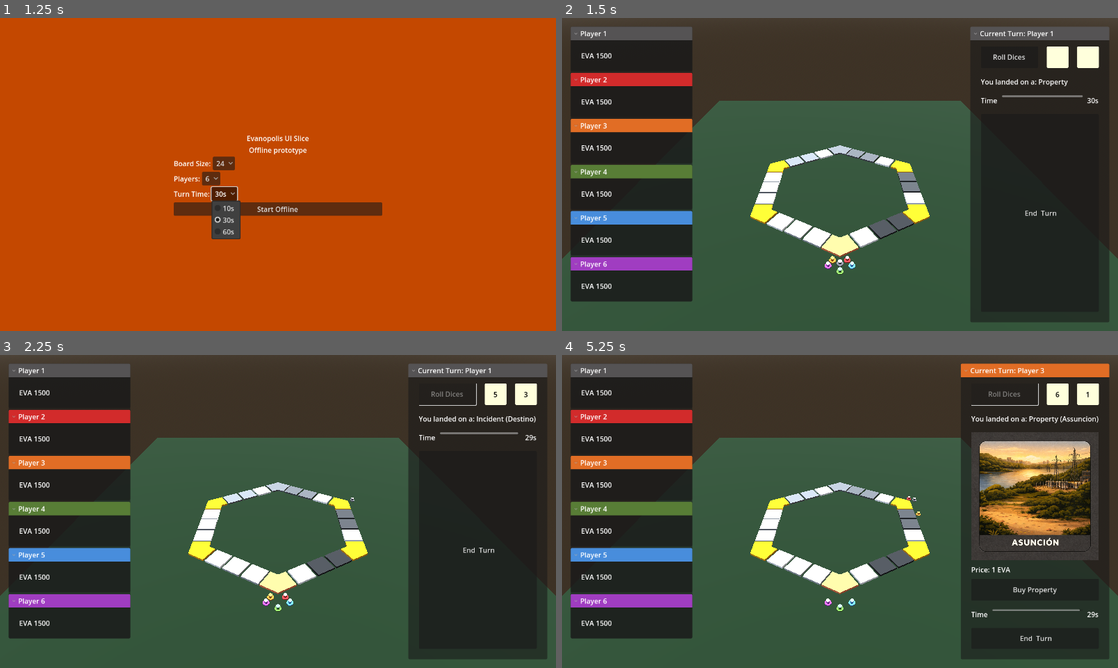
Above: before the commit, frames 1-4 (two rows, left to right).
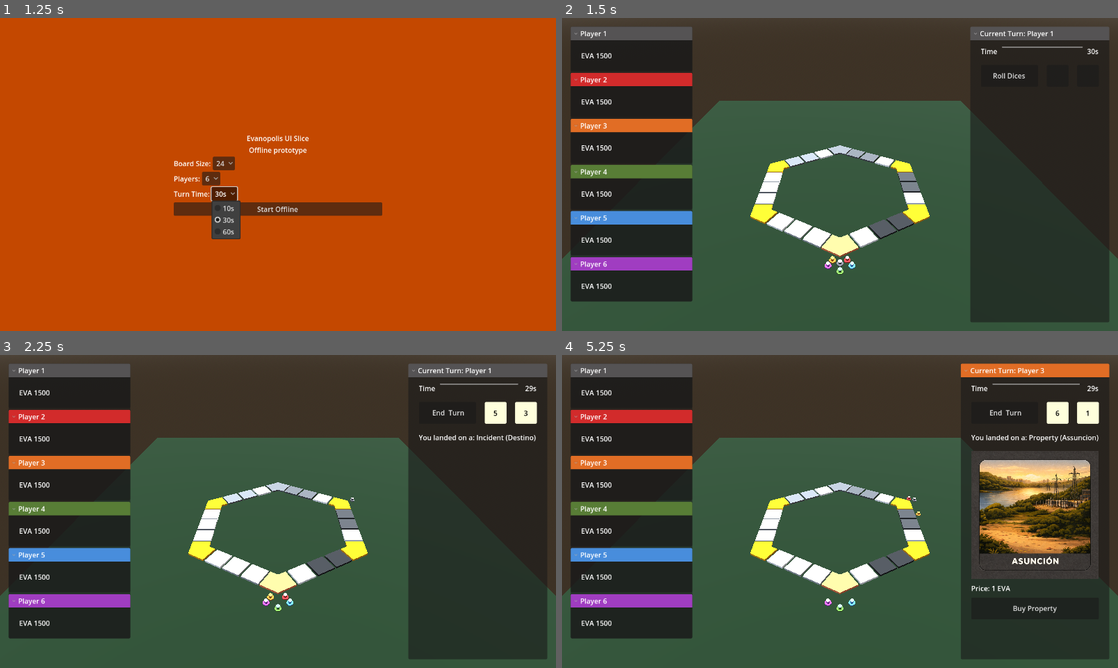
Above: after the commit, the same moments.

Repository: Falafel-Open-Games/evanopolis-ui-slice
Game: Godot game, scene res://scenes/boot_menu.tscn
Same seed, same stepped clock (60 frames per second), same inputs: the game is played once before the commit and once after it.
Inputs:
- Up to frame 1 (1.25 s): click "30s" at 0.5 s
- Up to frame 2 (1.5 s): click "Start Offline" at 1.25 s
- Up to frame 3 (2.25 s): click "Roll Dices" at 2 s
- Up to frame 4 (5.25 s): click "End Turn" at 2.75 s; click "Roll Dices" at 3.5 s; click "End Turn" at 4.25 s; click "Roll Dices" at 5 s

Frame 1 is identical in both runs. In frame 2, 1.1% of the frame differs, in the area x 75-97%, y 9-64%; in frame 3, 1.6%; in frame 4, 9.3%, in the area x 73-97%, y 9-92%.

Commit message:
feat: refine right sidebar turn ui

Diff:
--- a/godot/scenes/right_sidebar.tscn
+++ b/godot/scenes/right_sidebar.tscn
@@ -33,7 +33,29 @@
 layout_mode = 2
 theme_override_constants/separation = 20
 
+[node name="TimerContainer" type="HBoxContainer" parent="MarginContainer/Content"]
+unique_name_in_owner = true
+layout_mode = 2
+theme_override_constants/separation = 10
+
+[node name="Label" type="Label" parent="MarginContainer/Content/TimerContainer"]
+layout_mode = 2
+text = "Time"
+
+[node name="TimerBar" type="ProgressBar" parent="MarginContainer/Content/TimerContainer"]
+unique_name_in_owner = true
+layout_mode = 2
+size_flags_horizontal = 3
+max_value = 60.0
+step = 1.0
+
+[node name="TimerLabel" type="Label" parent="MarginContainer/Content/TimerContainer"]
+unique_name_in_owner = true
+layout_mode = 2
+text = "30s"
+
 [node name="MovementContainer" type="VBoxContainer" parent="MarginContainer/Content"]
+unique_name_in_owner = true
 layout_mode = 2
 theme_override_constants/separation = 15
 
@@ -41,19 +63,28 @@
 layout_mode = 2
 theme_override_constants/separation = 20
 
+[node name="EndTurnButton" type="Button" parent="MarginContainer/Content/MovementContainer/MovementResult"]
+unique_name_in_owner = true
+layout_mode = 2
+size_flags_horizontal = 3
+size_flags_vertical = 3
+text = " End  Turn"
+
 [node name="MovementButton" type="Button" parent="MarginContainer/Content/MovementContainer/MovementResult"]
 unique_name_in_owner = true
+visible = false
 custom_minimum_size = Vector2(100, 50)
 layout_mode = 2
 size_flags_horizontal = 3
 text = "Roll Dices"
 
-[node name="Panel" type="Panel" parent="MarginContainer/Content/MovementContainer/MovementResult"]
+[node name="DicePanel1" type="Panel" parent="MarginContainer/Content/MovementContainer/MovementResult"]
+unique_name_in_owner = true
 custom_minimum_size = Vector2(50, 50)
 layout_mode = 2
 theme_override_styles/panel = SubResource("StyleBoxFlat_u5sy4")
 
-[node name="Dice1Label" type="Label" parent="MarginContainer/Content/MovementContainer/MovementResult/Panel"]
+[node name="DiceLabel1" type="Label" parent="MarginContainer/Content/MovementContainer/MovementResult/DicePanel1"]
 unique_name_in_owner = true
 layout_mode = 1
 anchors_preset = 8
@@ -72,12 +103,13 @@
 horizontal_alignment = 1
 vertical_alignment = 1
 
-[node name="Panel2" type="Panel" parent="MarginContainer/Content/MovementContainer/MovementResult"]
+[node name="DicePanel2" type="Panel" parent="MarginContainer/Content/MovementContainer/MovementResult"]
+unique_name_in_owner = true
 custom_minimum_size = Vector2(50, 50)
 layout_mode = 2
 theme_override_styles/panel = SubResource("StyleBoxFlat_u5sy4")
 
-[node name="Dice2Label" type="Label" parent="MarginContainer/Content/MovementContainer/MovementResult/Panel2"]
+[node name="DiceLabel2" type="Label" parent="MarginContainer/Content/MovementContainer/MovementResult/DicePanel2"]
 unique_name_in_owner = true
 layout_mode = 1
 anchors_preset = 8
@@ -128,29 +160,3 @@
 custom_minimum_size = Vector2(0, 50)
 layout_mode = 2
 text = "Buy Property"
-
-[node name="TimerContainer" type="HBoxContainer" parent="MarginContainer/Content"]
-layout_mode = 2
-theme_override_constants/separation = 10
-
-[node name="Label" type="Label" parent="MarginContainer/Content/TimerContainer"]
-layout_mode = 2
-text = "Time"
-
-[node name="TimerBar" type="ProgressBar" parent="MarginContainer/Content/TimerContainer"]
-unique_name_in_owner = true
-layout_mode = 2
-size_flags_horizontal = 3
-max_value = 60.0
-step = 1.0
-
-[node name="TimerLabel" type="Label" parent="MarginContainer/Content/TimerContainer"]
-unique_name_in_owner = true
-layout_mode = 2
-text = "30s"
-
-[node name="EndTurnButton" type="Button" parent="MarginContainer/Content"]
-unique_name_in_owner = true
-layout_mode = 2
-size_flags_vertical = 3
-text = " End  Turn"
--- a/godot/scripts/right_sidebar.gd
+++ b/godot/scripts/right_sidebar.gd
@@ -19,17 +19,20 @@
 @onready var property_container: VBoxContainer = %PropertyContainer
 @onready var property_image: TextureRect = %Image
 @onready var movement_button: Button = %MovementButton
-@onready var dice_1_label: Label = %Dice1Label
-@onready var dice_2_label: Label = %Dice2Label
+@onready var dice_panel_1: Panel = %DicePanel1
+@onready var dice_panel_2: Panel = %DicePanel2
+@onready var dice_label_1: Label = %DiceLabel1
+@onready var dice_label_2: Label = %DiceLabel2
 @onready var tile_type_label: Label = %TileTypeLabel
 @onready var image: TextureRect = %Image
 @onready var timer_bar: ProgressBar = %TimerBar
 @onready var timer_label: Label = %TimerLabel
+@onready var movement_container: VBoxContainer = %MovementContainer
+@onready var timer_container: HBoxContainer = %TimerContainer
 
 # Called when the node enters the scene tree for the first time.
 func _ready() -> void:
 	_apply_player_state()
-	property_container.visible = false
 	_reset_roll_ui()
 	_bind_timer_bar()
 
@@ -42,15 +45,12 @@
 
 func set_current_player(index: int, player_display_name: String = "") -> void:
 	player_index = clamp(index, 0, 5)
-	if property_container:
-		property_container.visible = false
 	if player_display_name.is_empty():
 		player_name = "Player %d" % [player_index + 1]
 	else:
 		player_name = player_display_name
 	_apply_player_state()
 	_reset_roll_ui()
-	_update_tile_type_label("start", "", "")
 
 func _apply_player_state() -> void:
 	self.title = "Current Turn: %s" % [player_name]
@@ -68,13 +68,29 @@
 	add_theme_stylebox_override("title_panel", panel_box)
 
 func _reset_roll_ui() -> void:
-	if not dice_1_label:
-		return
-	dice_1_label.text = ""
-	dice_2_label.text = ""
+	if not dice_label_1:
+		return
+	dice_label_1.text = ""
+	dice_label_2.text = ""
+	_set_dice_panel_color(Color("#1a1a1a99"))
 	movement_button.disabled = false
+	_set_turn_start_visibility()
 	if not movement_button.pressed.is_connected(_on_roll_pressed):
 		movement_button.pressed.connect(_on_roll_pressed)
+
+func _set_turn_start_visibility() -> void:
+	if timer_container != null:
+		timer_container.visible = true
+	if movement_container != null:
+		movement_container.visible = true
+	if end_turn_button != null:
+		end_turn_button.visible = false
+	if movement_button != null:
+		movement_button.visible = true
+	if tile_type_label != null:
+		tile_type_label.visible = false
+	if property_container != null:
+		property_container.visible = false
 
 func set_turn_timer(duration_seconds: float, elapsed_seconds: float) -> void:
 	if timer_bar == null:
@@ -97,10 +113,29 @@
 	var die_1: int = rng.randi_range(1, 6)
 	var die_2: int = rng.randi_range(1, 6)
 	var total: int = die_1 + die_2
-	dice_1_label.text = str(die_1)
-	dice_2_label.text = str(die_2)
-	movement_button.disabled = true
+	dice_label_1.text = str(die_1)
+	dice_label_2.text = str(die_2)
+	_set_dice_panel_color(Color("#ffffdc"))
+	if movement_button != null:
+		movement_button.visible = false
+	if end_turn_button != null:
+		end_turn_button.visible = true
+	if tile_type_label != null:
+		tile_type_label.visible = true
 	dice_rolled.emit(die_1, die_2, total)
+
+func _set_dice_panel_color(color: Color) -> void:
+	_set_panel_color(dice_panel_1, color)
+	_set_panel_color(dice_panel_2, color)
+
+func _set_panel_color(panel: Panel, color: Color) -> void:
+	if panel == null:
+		return
+	var base_box: StyleBox = panel.get_theme_stylebox("panel")
+	var panel_box: StyleBox = base_box.duplicate() if base_box != null else StyleBoxFlat.new()
+	if panel_box is StyleBoxFlat:
+		panel_box.bg_color = color
+	panel.add_theme_stylebox_override("panel", panel_box)
 
 func update_tile_info(tile_type: String, city: String, incident_kind: String) -> void:
 	_update_tile_type_label(tile_type, city, incident_kind)
